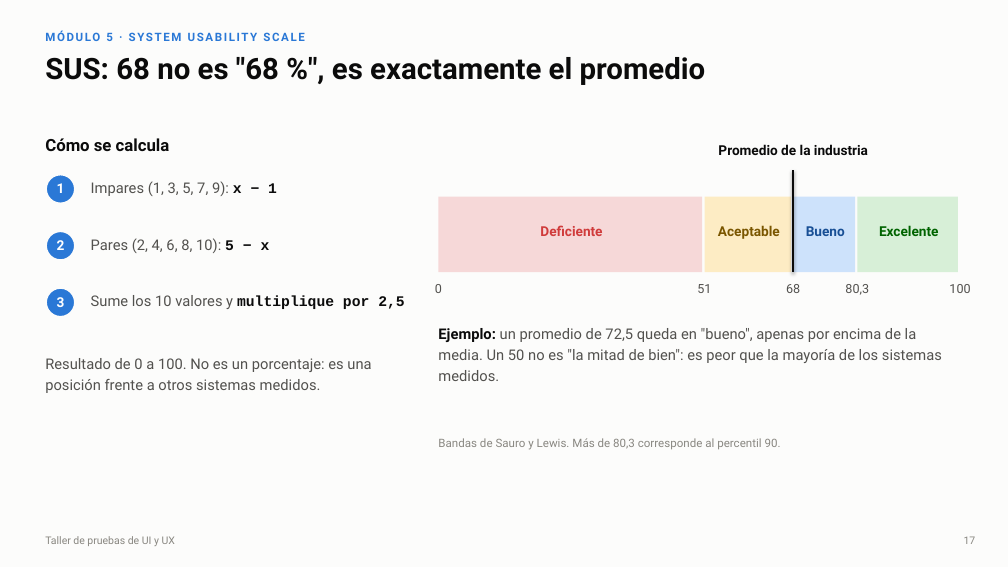
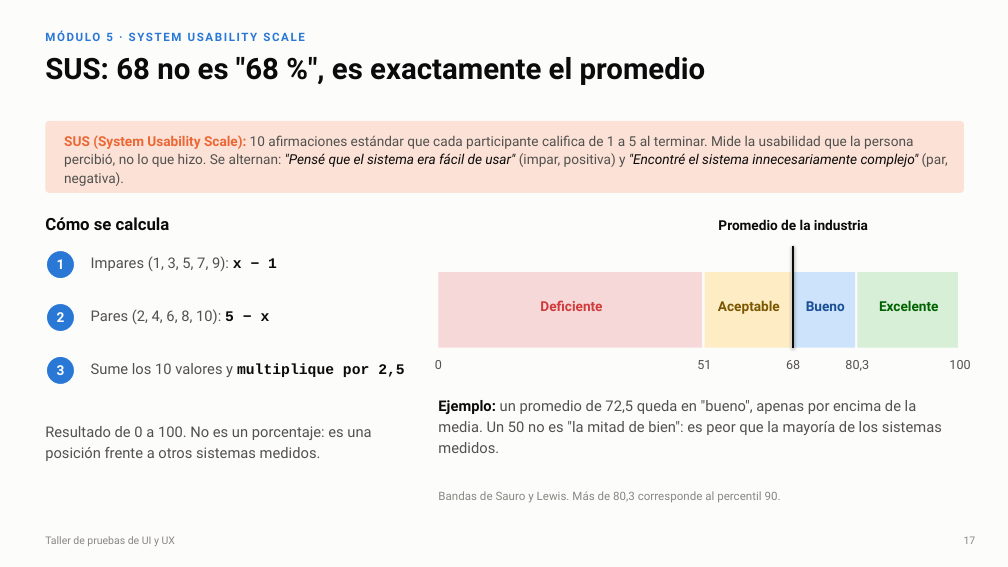
Before and after one commit to CesarAVegaF312/TYVS-Taller_Pruebas_de_UX, a slide deck: slide 17 of Pruebas de UI y UX.pptx. Drawn at 1008x567 pixels with LibreOffice and Linux fonts; fonts in the diff are those of the drawing. Boxes give left, top, right and bottom in pixels: in the first picture for what was removed or moved away, otherwise in the second. Text is boxed around its words. In the diff, an @@ line names an element or a change of style, - is before the commit and + after.

Commit message:
Explica que es SUS en el README, el protocolo y la presentacion
El README nombraba SUS en los objetivos, los entregables y la rubrica sin
decir que es. Ahora el modulo 5 lo define en una linea y enlaza a la seccion
del protocolo. El protocolo agrega que mide (lo percibido, frente a lo hecho),
su origen (John Brooke, 1986) y por que no se deben cambiar las afirmaciones.
La diapositiva 17 incluye la definicion y dos afirmaciones reales.

```diff
--- a/Pruebas de UI y UX.pptx
+++ b/Pruebas de UI y UX.pptx
@@ rounded rectangle added at [45,121,964,193], fill #FBE1D6 @@
@@ text added at [64,135,948,186], 13 pt, text #52514E @@
+SUS (System Usability Scale): 10 afirmaciones estándar que cada participante califica de 1 a 5 al terminar. Mide la usabilidad que la persona percibió, no lo que hizo. Se alternan: "Pensé que el sistema era fácil de usar" (impar, positiva) y "Encontré el sistema innecesariamente complejo" (par, negativa).
@@ rectangle removed at [705,197,791,272] @@
@@ text "Cómo se calcula": place and size @@
-text "Cómo se calcula" at [45,138,170,151]
+text "Cómo se calcula" at [45,217,170,230]
@@ ellipse: place and size @@
-ellipse at [46,231,75,260]
+ellipse at [46,250,75,279]
@@ 12 texts, 2 rectangles, 1 line: place and size @@
-12 texts, 2 rectangles, 1 line at [57,144,970,295]
+12 texts, 2 rectangles, 1 line at [57,219,970,371]
@@ rectangle: place and size @@
-rectangle at [793,197,855,272]
+rectangle at [705,272,791,348]
@@ rectangle at [705,272,791,348]: fill #CDE2FB to #FDECC4 @@
@@ rectangle added at [793,272,855,348], fill #CDE2FB @@
@@ ellipse: place and size @@
-ellipse at [46,288,75,317]
+ellipse at [46,303,75,332]
@@ 5 texts: place and size @@
-5 texts at [45,238,404,393]
+5 texts at [45,309,404,461]
@@ ellipse: place and size @@
-ellipse at [46,175,75,203]
+ellipse at [46,356,75,385]
@@ text "Ejemplo: un promedio de 72,5 ...": place and size @@
-text "Ejemplo: un promedio de 72,5 ..." at [438,328,942,381]
+text "Ejemplo: un promedio de 72,5 ..." at [438,400,942,453]
@@ text "Bandas de Sauro y Lewis. ...": place and size @@
-text "Bandas de Sauro y Lewis. ..." at [438,438,781,450]
+text "Bandas de Sauro y Lewis. ..." at [438,491,781,503]
```
Also in this commit, not shown: 3 other files.
